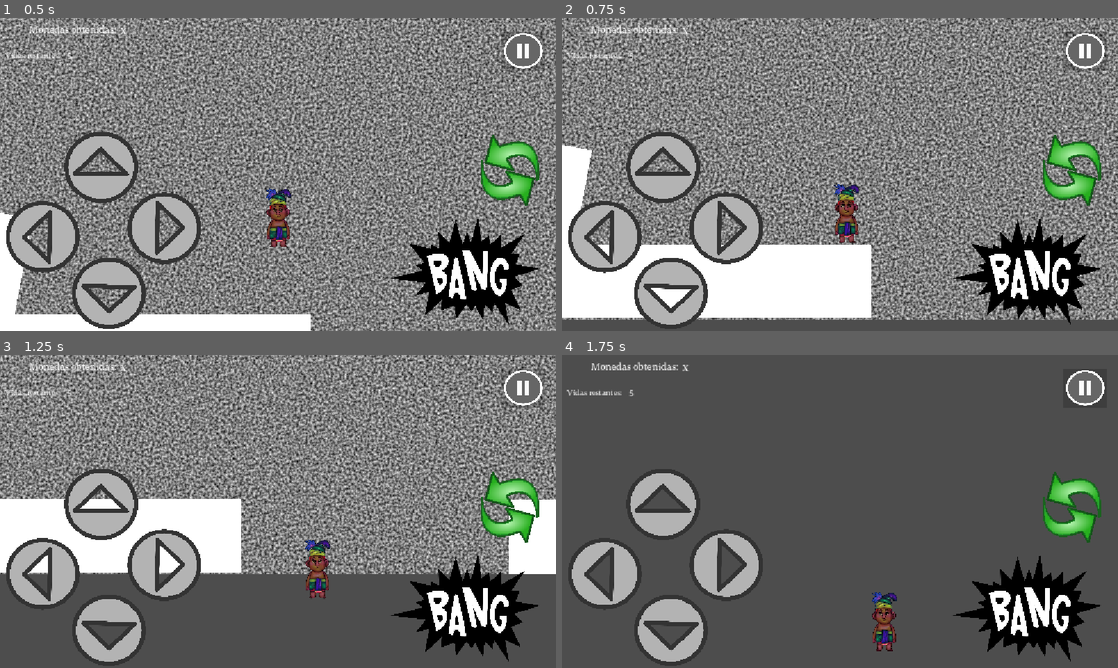
Above: before the commit, frames 1-4 (two rows, left to right).
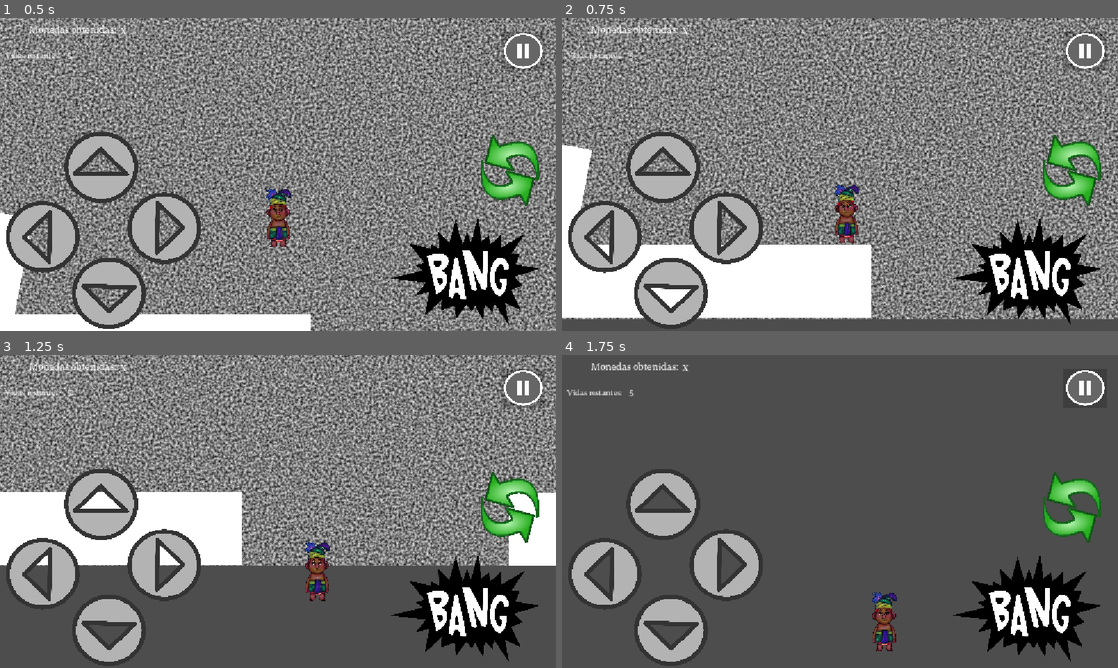
Above: after the commit, the same moments.

Repository: Kevincamelo5/Sacbe
Game: Godot game, scene res://niveles/pruebas.tscn
Same seed, same stepped clock (60 frames per second), same inputs: the game is played once before the commit and once after it. This scene is started directly instead of the project's main scene. The engine's default icon, where the game draws it, is replaced by a stand-in: a white triangle on a blue panel in a dark square.
Inputs (mouse positions are in pixels of both pictures, inside the frame that each line leads up to):
- Up to frame 1 (0.5 s): no input
- Up to frame 2 (0.75 s): tap Enter at 0.5 s; move the mouse to (962, 158) at 0.52 s; hold D (derecha) from 0.53 s (still down); hold S (agacharse) from 0.53 s (still down); click (962, 158) at 0.67 s
- Up to frame 3 (1.25 s): keep holding D (derecha); keep holding S (agacharse); tap W (saltar) at 0.77 s
- Up to frame 4 (1.75 s): keep holding D (derecha); move the mouse to (728, 527) at 1.27 s; release S (agacharse) at 1.28 s; tap Tab (cambiar_objeto) at 1.35 s; tap W (saltar) at 1.52 s

Frame 1 is identical in both runs. In frame 2, 14% of the frame differs, in the area x 0-100%, y 0-97%; in frame 3, 37%, in the area x 0-100%, y 0-79%; in frame 4, less than 0.1%.

Commit message:
correccion de errores como area hurtbox

Diff:
--- a/entidades/jugador/jugador.tscn
+++ b/entidades/jugador/jugador.tscn
@@ -1,20 +1,15 @@
-[gd_scene load_steps=7 format=3 uid="uid://caokkywjfo4gv"]
+[gd_scene load_steps=5 format=3 uid="uid://caokkywjfo4gv"]
 
 [ext_resource type="Script" uid="uid://b6oh18grdhan5" path="res://entidades/jugador/jugador.gd" id="1_bgsqy"]
-[ext_resource type="Texture2D" uid="uid://dnn8c6bdjyfnw" path="res://activos/arte/(512) Quitzal masculino v2 frentre.png" id="2_5flym"]
-[ext_resource type="Script" uid="uid://d7oootbmqbsq" path="res://entidades/jugador/area_hurbox.gd" id="3_cuou6"]
+[ext_resource type="Texture2D" uid="uid://uy1ovh6uyxhv" path="res://activos/arte/(512) Quitzal masculino v2 frentre.png" id="2_5flym"]
 
 [sub_resource type="CapsuleShape2D" id="CapsuleShape2D_bgsqy"]
-radius = 50.0
-height = 128.0
+radius = 21.0
+height = 106.0
 
 [sub_resource type="CapsuleShape2D" id="CapsuleShape2D_71ocg"]
 radius = 38.0
 height = 110.0
-
-[sub_resource type="CapsuleShape2D" id="CapsuleShape2D_5flym"]
-radius = 12.0
-height = 96.0
 
 [node name="Jugador" type="CharacterBody2D"]
 collision_layer = 6
@@ -28,7 +23,8 @@
 
 [node name="AnimationPlayer" type="AnimationPlayer" parent="Sprite2D"]
 
-[node name="CollisionShape2D" type="CollisionShape2D" parent="."]
+[node name="hurtbox" type="CollisionShape2D" parent="."]
+position = Vector2(2, 9)
 shape = SubResource("CapsuleShape2D_bgsqy")
 
 [node name="AreaAtaque" type="Area2D" parent="."]
@@ -38,13 +34,3 @@
 
 [node name="hitbox" type="CollisionShape2D" parent="AreaAtaque"]
 shape = SubResource("CapsuleShape2D_71ocg")
-
-[node name="AreaHurbox" type="Area2D" parent="."]
-collision_layer = 2
-collision_mask = 121
-script = ExtResource("3_cuou6")
-
-[node name="hurtbox" type="CollisionShape2D" parent="AreaHurbox"]
-shape = SubResource("CapsuleShape2D_5flym")
-
-[connection signal="body_entered" from="AreaHurbox" to="AreaHurbox" method="_on_body_entered"]
--- a/globales/Hurtbox.tscn
+++ /dev/null
@@ -1,7 +0,0 @@
-[gd_scene load_steps=2 format=3 uid="uid://driv6f3ve55gi"]
-
-[ext_resource type="Script" uid="uid://cxs6xvq3ed2ek" path="res://entidades/jugador/hurtbox.gd" id="1_gdrmi"]
-
-[node name="Hurtbox" type="Area2D"]
-monitoring = false
-script = ExtResource("1_gdrmi")
--- a/niveles/pruebas.tscn
+++ b/niveles/pruebas.tscn
@@ -1,10 +1,9 @@
-[gd_scene load_steps=25 format=3 uid="uid://eb0oi31vn8rt"]
+[gd_scene format=3 uid="uid://eb0oi31vn8rt"]
 
 [ext_resource type="Shader" uid="uid://cooprqs2pjbqy" path="res://activos/reemplazar.gdshader" id="1_kfojk"]
 [ext_resource type="Script" uid="uid://dnprpyuwykhn5" path="res://objetos/coleccionables/monedas.gd" id="2_jgftk"]
 [ext_resource type="Texture2D" uid="uid://beboyb012tlc5" path="res://icon.svg" id="2_ng5om"]
 [ext_resource type="PackedScene" uid="uid://caokkywjfo4gv" path="res://entidades/jugador/jugador.tscn" id="3_uooar"]
-[ext_resource type="PackedScene" uid="uid://driv6f3ve55gi" path="res://globales/Hurtbox.tscn" id="4_ng5om"]
 [ext_resource type="PackedScene" uid="uid://d38wh3lhl8s2c" path="res://interfaz/menus/menu_pausa.tscn" id="5_uooar"]
 [ext_resource type="PackedScene" uid="uid://c3k3qjmhw06ff" path="res://interfaz/hud/contador_monedas.tscn" id="5_yebk7"]
 [ext_resource type="PackedScene" uid="uid://bw8ubk8v43lho" path="res://interfaz/hud/controles.tscn" id="6_c2dsd"]
@@ -40,132 +39,113 @@
 [sub_resource type="CircleShape2D" id="CircleShape2D_me0id"]
 radius = 29.068884
 
-[sub_resource type="CapsuleShape2D" id="CapsuleShape2D_ng5om"]
-radius = 38.71
-height = 125.27
-
-[sub_resource type="RectangleShape2D" id="RectangleShape2D_ng5om"]
-size = Vector2(66, 60)
-
 [sub_resource type="RectangleShape2D" id="RectangleShape2D_rnd3v"]
 size = Vector2(78.5, 93)
 
 [sub_resource type="RectangleShape2D" id="RectangleShape2D_jgftk"]
 size = Vector2(3049, 20)
 
-[node name="Pruebas" type="Node2D"]
+[node name="Pruebas" type="Node2D" unique_id=130760522]
 light_mask = 32
 visibility_layer = 4
 
-[node name="controles" parent="." instance=ExtResource("6_c2dsd")]
+[node name="controles" parent="." unique_id=238358600 instance=ExtResource("6_c2dsd")]
 
-[node name="Objetos" type="Node2D" parent="."]
+[node name="Objetos" type="Node2D" parent="." unique_id=1761933856]
 
-[node name="FONDO" type="Sprite2D" parent="Objetos"]
+[node name="FONDO" type="Sprite2D" parent="Objetos" unique_id=1606766927]
 texture = SubResource("NoiseTexture2D_xahdc")
 
-[node name="Suelo" type="Node2D" parent="Objetos"]
+[node name="Suelo" type="Node2D" parent="Objetos" unique_id=1263558393]
 
-[node name="Sprite2D" type="Sprite2D" parent="Objetos/Suelo"]
+[node name="Sprite2D" type="Sprite2D" parent="Objetos/Suelo" unique_id=1010499367]
 position = Vector2(-445, 462)
 scale = Vector2(4.01562, 151.5)
 texture = SubResource("GradientTexture1D_xahdc")
 
-[node name="Sprite2D3" type="Sprite2D" parent="Objetos/Suelo"]
+[node name="Sprite2D3" type="Sprite2D" parent="Objetos/Suelo" unique_id=131775841]
 position = Vector2(-616, 300)
 rotation = 1.75643
 scale = Vector2(0.99902, 170.801)
 texture = SubResource("GradientTexture1D_xahdc")
 
-[node name="Sprite2D2" type="Sprite2D" parent="Objetos/Suelo"]
+[node name="Sprite2D2" type="Sprite2D" parent="Objetos/Suelo" unique_id=1974387484]
 position = Vector2(1137, 464)
 scale = Vector2(4.01562, 151.5)
 texture = SubResource("GradientTexture1D_xahdc")
 
-[node name="StaticBody2D" type="StaticBody2D" parent="Objetos/Suelo"]
+[node name="StaticBody2D" type="StaticBody2D" parent="Objetos/Suelo" unique_id=1751363262]
 collision_mask = 14
 
-[node name="CollisionShape2D" type="CollisionShape2D" parent="Objetos/Suelo/StaticBody2D"]
+[node name="CollisionShape2D" type="CollisionShape2D" parent="Objetos/Suelo/StaticBody2D" unique_id=2098784205]
 position = Vector2(-447.5, 460)
 shape = SubResource("RectangleShape2D_kfojk")
 
-[node name="CollisionShape2D3" type="CollisionShape2D" parent="Objetos/Suelo/StaticBody2D"]
+[node name="CollisionShape2D3" type="CollisionShape2D" parent="Objetos/Suelo/StaticBody2D" unique_id=1244974899]
 position = Vector2(-613, 283)
 rotation = -1.38976
 scale = Vector2(0.225687, 1.07556)
 shape = SubResource("RectangleShape2D_kfojk")
 
-[node name="CollisionShape2D2" type="CollisionShape2D" parent="Objetos/Suelo/StaticBody2D"]
+[node name="CollisionShape2D2" type="CollisionShape2D" parent="Objetos/Suelo/StaticBody2D" unique_id=369888115]
 position = Vector2(1139, 465)
 shape = SubResource("RectangleShape2D_kfojk")
 
-[node name="Monedas" type="Node2D" parent="Objetos"]
+[node name="Monedas" type="Node2D" parent="Objetos" unique_id=825913641]
 script = ExtResource("2_jgftk")
 
-[node name="Moneda" type="Area2D" parent="Objetos/Monedas"]
+[node name="Moneda" type="Area2D" parent="Objetos/Monedas" unique_id=41366879]
 position = Vector2(-534, 287)
 collision_layer = 16
 collision_mask = 2
 monitorable = false
 
-[node name="Sprite2D" type="Sprite2D" parent="Objetos/Monedas/Moneda"]
+[node name="Sprite2D" type="Sprite2D" parent="Objetos/Monedas/Moneda" unique_id=820738405]
 material = SubResource("ShaderMaterial_kfojk")
 position = Vector2(-294, 1)
 scale = Vector2(0.5, 0.5)
 texture = ExtResource("2_ng5om")
 
-[node name="CollisionShape2D" type="CollisionShape2D" parent="Objetos/Monedas/Moneda"]
+[node name="CollisionShape2D" type="CollisionShape2D" parent="Objetos/Monedas/Moneda" unique_id=1367164287]
 position = Vector2(-294, 1)
 shape = SubResource("CircleShape2D_me0id")
 
-[node name="Jugador" parent="." instance=ExtResource("3_uooar")]
+[node name="Jugador" parent="." unique_id=612614936 instance=ExtResource("3_uooar")]
 fuerzaSalto = -800.0
 
-[node name="Camera2D" type="Camera2D" parent="Jugador"]
+[node name="Camera2D" type="Camera2D" parent="Jugador" unique_id=1207441516]
 position_smoothing_enabled = true
 
-[node name="Enemigo" type="RigidBody2D" parent="."]
-position = Vector2(904, 216)
-gravity_scale = 0.0
+[node name="MenuPausa" parent="." unique_id=728444167 instance=ExtResource("5_uooar")]
 
-[node name="CollisionShape2D" type="CollisionShape2D" parent="Enemigo"]
-shape = SubResource("CapsuleShape2D_ng5om")
-
-[node name="Hurtbox" parent="Enemigo" instance=ExtResource("4_ng5om")]
-
-[node name="CollisionShape2D" type="CollisionShape2D" parent="Enemigo/Hurtbox"]
-shape = SubResource("RectangleShape2D_ng5om")
-
-[node name="MenuPausa" parent="." instance=ExtResource("5_uooar")]
-
-[node name="altar" type="Area2D" parent="."]
+[node name="altar" type="Area2D" parent="." unique_id=563109060]
 collision_layer = 64
 collision_mask = 6
 script = ExtResource("7_rnd3v")
 next_scene_path = "res://niveles/nivel1/nive1_parte1.tscn"
 
-[node name="CollisionShape2D" type="CollisionShape2D" parent="altar"]
+[node name="CollisionShape2D" type="CollisionShape2D" parent="altar" unique_id=10980101]
 position = Vector2(1560, 336)
 shape = SubResource("RectangleShape2D_rnd3v")
 debug_color = Color(0.6121881, 0.5238849, 0.35354236, 0.41960785)
 
-[node name="Sprite2D" type="Sprite2D" parent="altar"]
+[node name="Sprite2D" type="Sprite2D" parent="altar" unique_id=269461592]
 position = Vector2(1559, 336)
 scale = Vector2(0.52734375, 0.41015625)
 texture = ExtResource("7_n72a3")
 
-[node name="vacio" type="Area2D" parent="."]
+[node name="vacio" type="Area2D" parent="." unique_id=145103804]
 script = ExtResource("10_me0id")
 
-[node name="vacio" type="CollisionShape2D" parent="vacio"]
+[node name="vacio" type="CollisionShape2D" parent="vacio" unique_id=1269887082]
 position = Vector2(566.5, 530)
 shape = SubResource("RectangleShape2D_jgftk")
 
-[node name="CanvasLayer" parent="." instance=ExtResource("11_y4woo")]
+[node name="CanvasLayer" parent="." unique_id=226619273 instance=ExtResource("11_y4woo")]
 
-[node name="Contador_Moneda" parent="." instance=ExtResource("5_yebk7")]
+[node name="Contador_Moneda" parent="." unique_id=855606469 instance=ExtResource("5_yebk7")]
 
-[node name="GameManager" type="Node" parent="."]
+[node name="GameManager" type="Node" parent="." unique_id=98960501]
 unique_name_in_owner = true
 script = ExtResource("12_25atv")
 
--- a/project.godot
+++ b/project.godot
@@ -8,11 +8,15 @@
 
 config_version=5
 
+[animation]
+
+compatibility/default_parent_skeleton_in_mesh_instance_3d=true
+
 [application]
 
 config/name="sacbe"
 run/main_scene="uid://driv6f3ve55gi"
-config/features=PackedStringArray("4.5", "Forward Plus")
+config/features=PackedStringArray("4.6", "Forward Plus")
 config/icon="res://icon.svg"
 
 [autoload]
